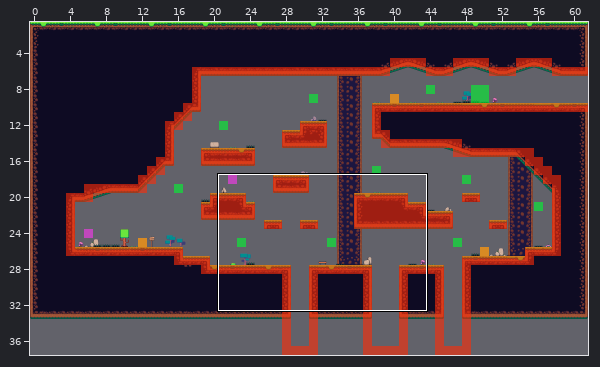
An edit to a level. Tiled map, Output/Assets/Maps/map_1.tmx. Above, an overview of the earlier version with the close-up marked.
Close-up. The starting point:
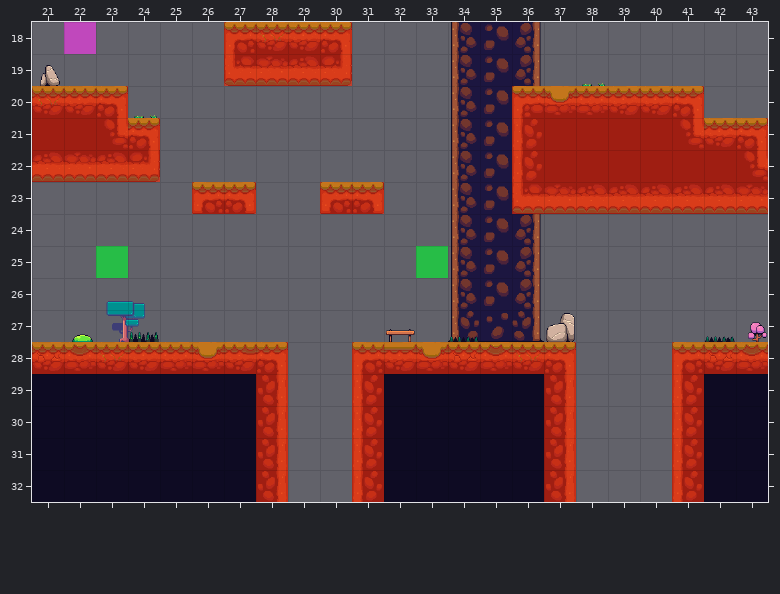
Cells are 48x48 px. Shown: x 21..43, y 18..32. The commit also changed other parts of the map, which this record leaves out.
Now the later version:
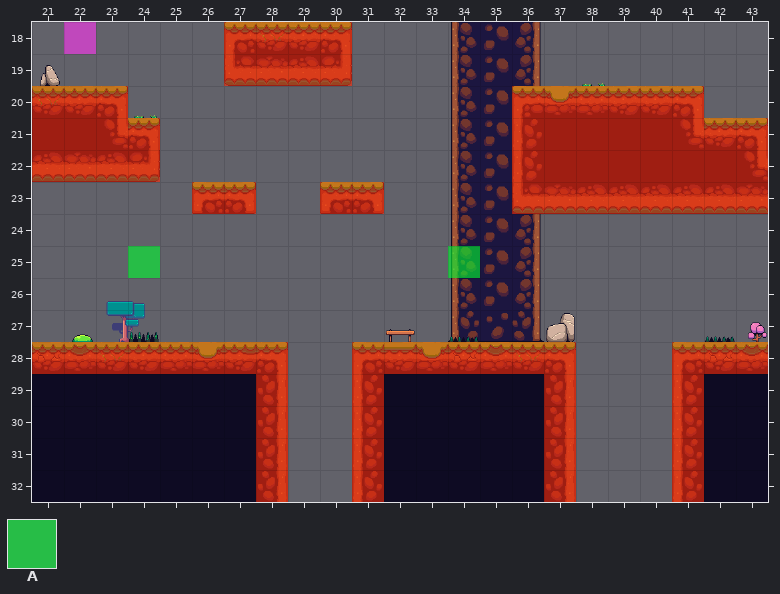
Key: from "Collisions": A 0.
_ is an empty cell.
See-through tiles are keyed as they look on the map.
The exact change:
Layer "Collectables":
y 25: x 23..24 A_ -> _A; x 33..34 A_ -> _A
Boxes around the changes in both close-ups, in picture pixels (x1, y1, x2, y2):
changed: (96, 246, 160, 278)
changed: (416, 246, 480, 278)
